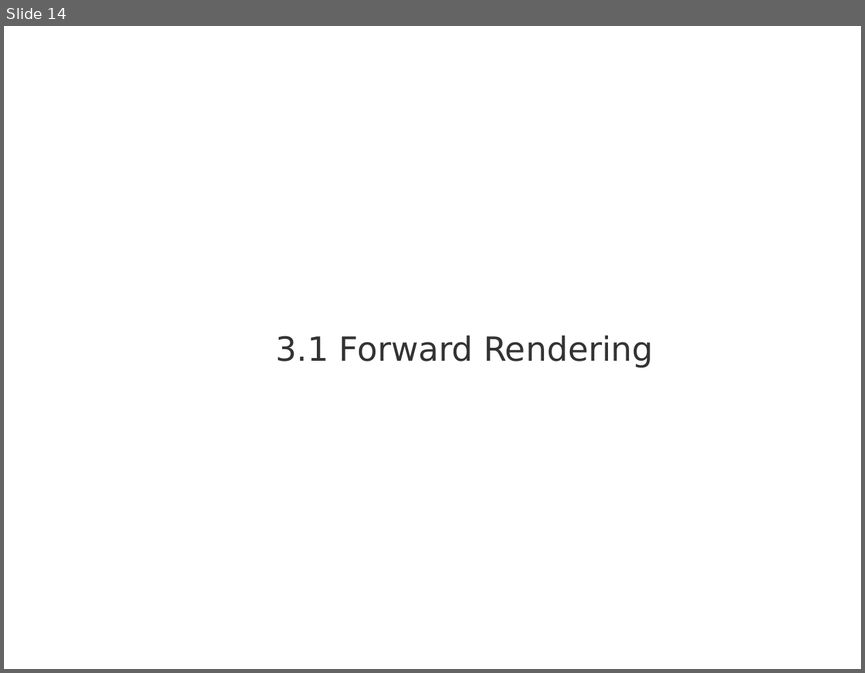
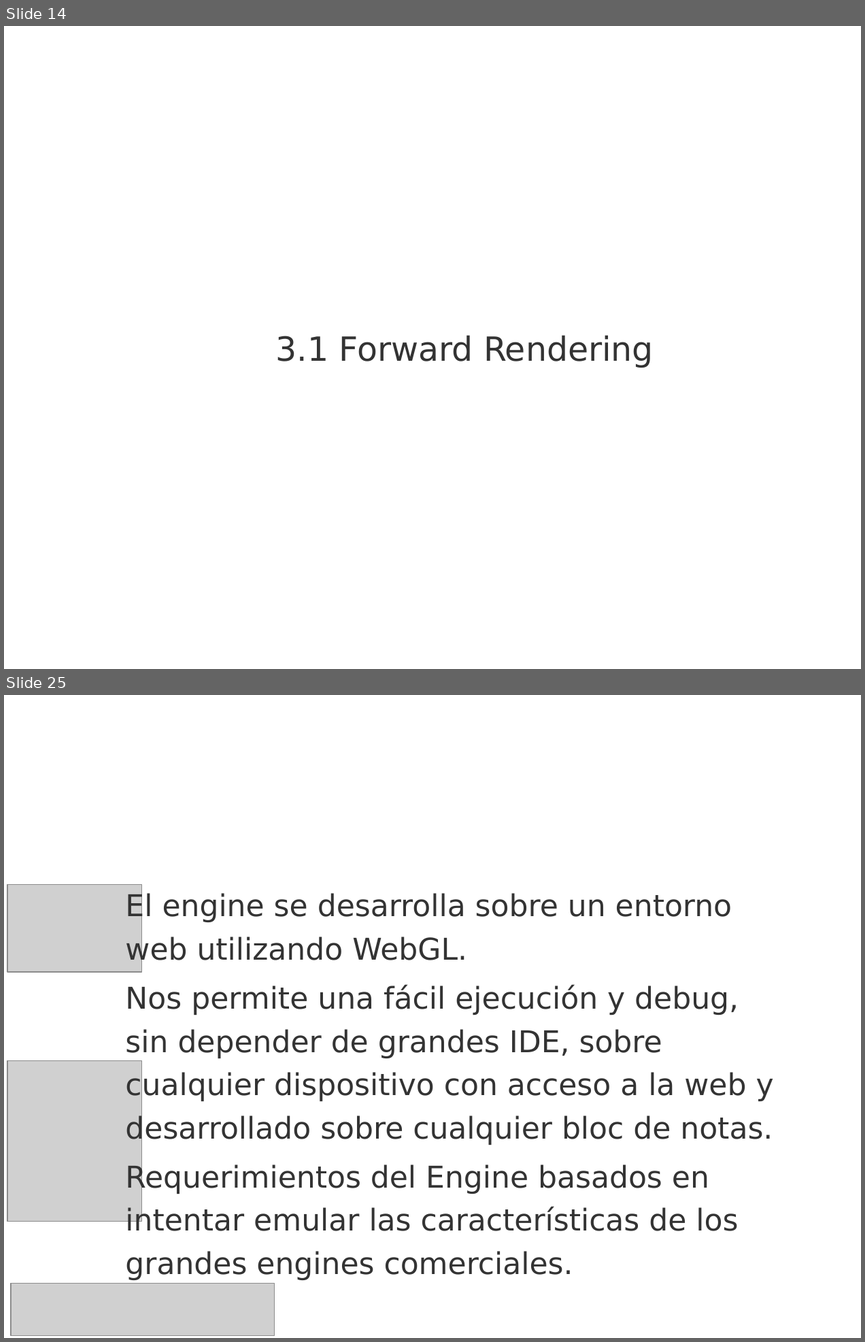
Before and after one commit to madowen/webGL, a slide deck: Docs/presentacion.pptx. Shown one above the other, each under a label of ours: slide 14 before the commit, slides 14 and 25 after it; the slides between them are not shown. The pictures are 865x673 and 865x1342 pixels, drawn with LibreOffice and Linux fonts; fonts in the diff are those of the drawing; grey boxes stand for pictures; background and template pictures are left out. Boxes give left, top, right and bottom in pixels: in the first picture for what was removed or moved away, otherwise in the second. Text is boxed around its words. In the diff, an @@ line names an element or a change of style, - is before the commit and + after.

```diff
--- a/Docs/presentacion.pptx
+++ b/Docs/presentacion.pptx
@@ slide 25 added at (x1=4, y1=695, x2=861, y2=1338), background picture (left out) @@
@@ title added at (x1=68, y1=695, x2=861, y2=802), 28 pt, text #FFFFFF @@
+Diseño del Engine Desarrollado
@@ picture added at (x1=7, y1=884, x2=142, y2=972) @@
@@ text added at (x1=125, y1=892, x2=774, y2=1280), 25.2 pt, text #333333 @@
+El engine se desarrolla sobre un entorno web utilizando WebGL.
+Nos permite una fácil ejecución y debug, sin depender de grandes IDE, sobre cualquier dispositivo con acceso a la web y desarrollado sobre cualquier bloc de notas.
+Requerimientos del Engine basados en intentar emular las características de los grandes engines comerciales.
@@ picture added at (x1=7, y1=1061, x2=142, y2=1221) @@
@@ picture added at (x1=11, y1=1283, x2=275, y2=1335) @@
```
Also in this commit, not shown: 7 slides changed, 18 other slides added, 1 slide removed, 1 other file.
